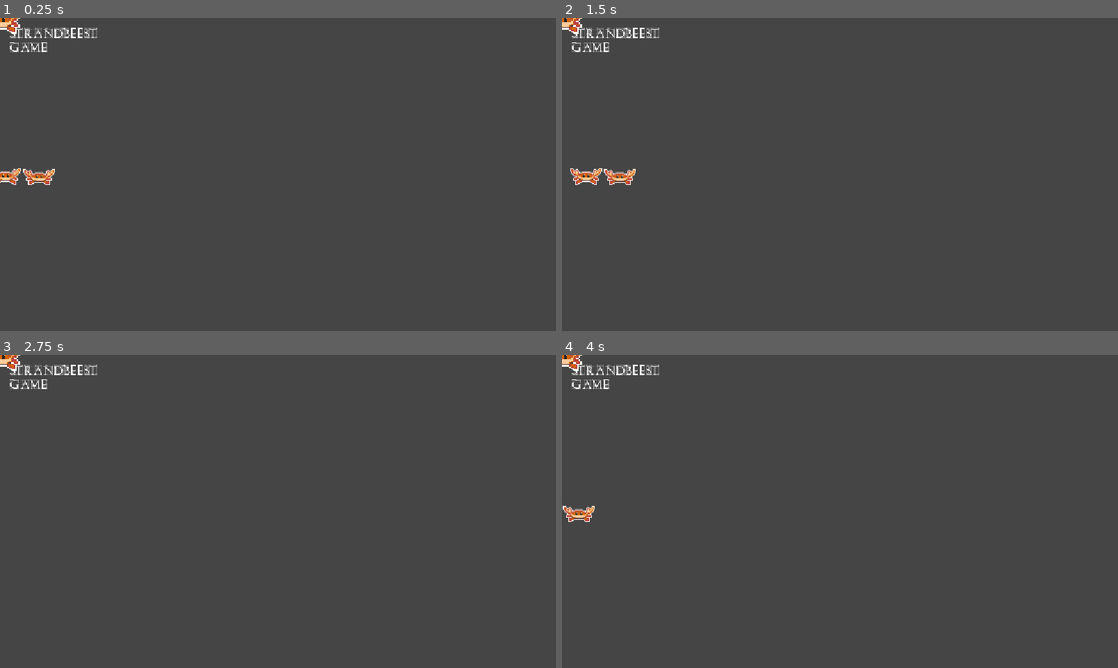
Above: before the commit, frames 1-4 (two rows, left to right).
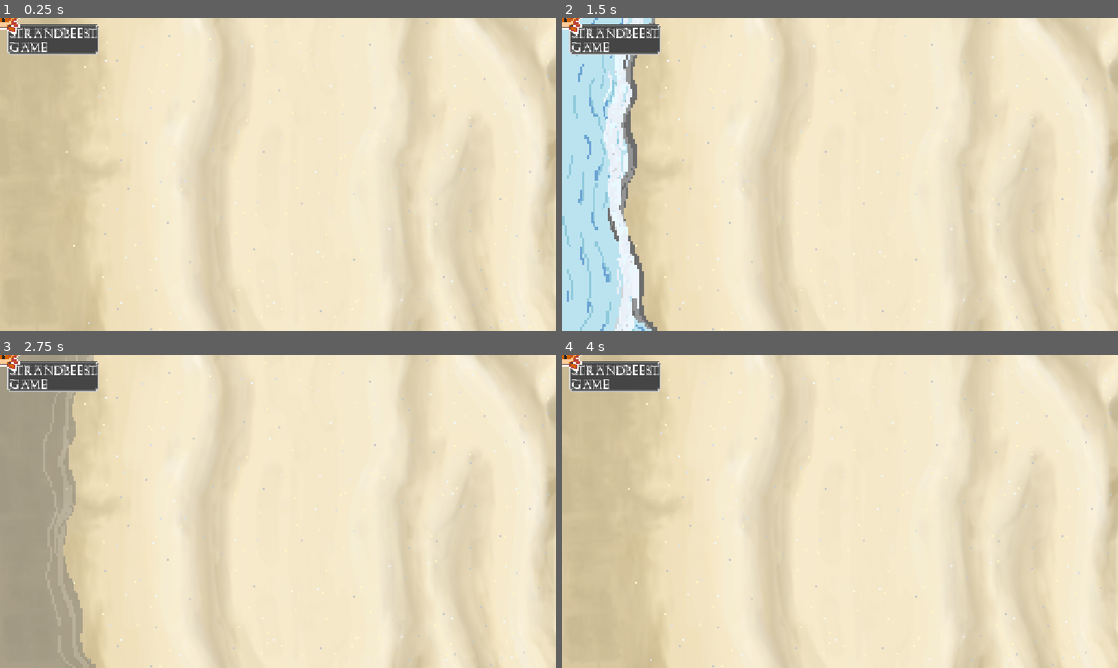
Above: after the commit, the same moments.

Repository: ArifD2286/Strandbeest-Game
Game: Godot game, scene res://Game.tscn
The game is run twice, just before and just after one commit, with the same random seed, the same clock (stepped at 60 frames per second) and the same inputs.
Inputs (mouse positions are in pixels of both pictures, inside the frame that each line leads up to):
- Up to frame 1 (0.25 s): no input
- Up to frame 2 (1.5 s): tap Enter at 0.5 s; move the mouse to (962, 158) at 0.52 s; hold Right 0.53-1.25 s; tap Alt at 0.6 s; click (962, 158) at 0.67 s; drag from (728, 190) to (812, 237) at 1.27 s
- Up to frame 3 (2.75 s): move the mouse to (333, 442) at 2.02 s; hold Right from 2.03 s (still down); tap Alt at 2.1 s
- Up to frame 4 (4 s): release Right at 2.75 s; drag from (812, 574) to (673, 464) at 2.77 s; tap Space at 3.5 s; move the mouse to (1006, 558) at 3.52 s; hold Left from 3.53 s (still down); tap Alt at 3.6 s

The runs differ from the first frame. In frame 1, 99% of the frame differs, in the area x 0-100%, y 0-100%; in frame 2, 99%; in frame 3, 99%; in frame 4, 99%.

Commit message:
Update 2
Changes:
- Added wave design
- Changed each wave layer timing setting so its all not synchronised (looks more realistic :D )
- Added text box design
- Added beach background

Diff:
--- a/strandbeest-game/Game.tscn
+++ b/strandbeest-game/Game.tscn
@@ -2,9 +2,19 @@
 
 [ext_resource type="Script" uid="uid://d0sffqr2e45gl" path="res://game.gd" id="1_u44n3"]
 [ext_resource type="FontFile" uid="uid://cyfk0qi4xysmn" path="res://RomanGridCaps.ttf" id="1_xkndl"]
+[ext_resource type="Script" uid="uid://svk3k0ydmmnl" path="res://wave_bottom.gd" id="2_2vekm"]
+[ext_resource type="Script" uid="uid://wd210ow3cbbn" path="res://wave_back_2.gd" id="2_joorw"]
+[ext_resource type="Texture2D" uid="uid://by0gux24mae5f" path="res://assets/wave-bottom.png" id="2_lvtmh"]
+[ext_resource type="Texture2D" uid="uid://bqv5p6cw04gqd" path="res://assets/beach.png" id="2_qjyg3"]
 [ext_resource type="Texture2D" uid="uid://osjvb633a141" path="res://crab idle.png" id="2_u44n3"]
 [ext_resource type="Script" uid="uid://x81586fn02kh" path="res://wave_back.gd" id="3_t88pq"]
 [ext_resource type="Script" uid="uid://bfg5ssisd1vq2" path="res://player.gd" id="4_sb48q"]
+[ext_resource type="Texture2D" uid="uid://cfe5ajfuqsriu" path="res://assets/wave-back-2.png" id="4_yyih5"]
+[ext_resource type="Script" uid="uid://fcdahqbonwc2" path="res://wave_middle.gd" id="5_2vekm"]
+[ext_resource type="Texture2D" uid="uid://b7rvbt3c61c5y" path="res://assets/wave-back.png" id="6_qjyg3"]
+[ext_resource type="Script" uid="uid://bnmvnr3blrbbm" path="res://wave_front.gd" id="6_yx171"]
+[ext_resource type="Texture2D" uid="uid://bqtv4may3o114" path="res://assets/bubble.png" id="9_elkpi"]
+[ext_resource type="Texture2D" uid="uid://dtxg7f0pogw41" path="res://assets/text-box.png" id="11_yyih5"]
 
 [sub_resource type="AtlasTexture" id="AtlasTexture_sb48q"]
 atlas = ExtResource("2_u44n3")
@@ -42,25 +52,60 @@
 offset_bottom = 649.0
 color = Color(0.27058825, 0.27058825, 0.27058825, 1)
 
+[node name="Sand Background" type="TextureRect" parent="." unique_id=345540427]
+offset_right = 1152.0
+offset_bottom = 648.0
+texture = ExtResource("2_qjyg3")
+
 [node name="Sea_Waves" type="Node2D" parent="." unique_id=842782235]
 
+[node name="Wave Bottom" type="Sprite2D" parent="Sea_Waves" unique_id=1596399506]
+modulate = Color(1.0309138, 1.0309138, 1.0309138, 1)
+texture_filter = 1
+scale = Vector2(0.2850733, 0.2850733)
+texture = ExtResource("2_lvtmh")
+offset = Vector2(0, 1136.84)
+script = ExtResource("2_2vekm")
+
+[node name="Wave Back 2" type="Sprite2D" parent="Sea_Waves" unique_id=1692914587]
+texture_filter = 1
+scale = Vector2(0.2854197, 0.2854197)
+texture = ExtResource("4_yyih5")
+offset = Vector2(0, 1136.84)
+script = ExtResource("2_joorw")
+
 [node name="Wave Back" type="Sprite2D" parent="Sea_Waves" unique_id=672368941]
-texture = ExtResource("2_u44n3")
-offset = Vector2(0, 324)
+texture_filter = 1
+scale = Vector2(0.2850746, 0.2850746)
+texture = ExtResource("6_qjyg3")
+offset = Vector2(0, 1136.84)
 script = ExtResource("3_t88pq")
 
 [node name="Wave Middle" type="Sprite2D" parent="Sea_Waves" unique_id=1957156367]
+texture_filter = 1
+script = ExtResource("5_2vekm")
 
 [node name="Wave Front" type="Sprite2D" parent="Sea_Waves" unique_id=1695762833]
+texture_filter = 1
+scale = Vector2(0.28516033, 0.28516033)
+texture = ExtResource("9_elkpi")
+offset = Vector2(0, 1136.84)
+script = ExtResource("6_yx171")
 
-[node name="Wave Bottom" type="Sprite2D" parent="Sea_Waves" unique_id=1596399506]
+[node name="Text Box - GameLabel" type="TextureRect" parent="." unique_id=1413812893]
+offset_left = 13.999996
+offset_top = 13.000001
+offset_right = 3134.0
+offset_bottom = 1053.0
+scale = Vector2(0.061333783, 0.061333783)
+texture = ExtResource("11_yyih5")
 
 [node name="GameLabel" type="Label" parent="." unique_id=1498353835]
 texture_filter = 1
 offset_left = 20.0
 offset_top = 20.0
-offset_right = 60.0
-offset_bottom = 43.0
+offset_right = 201.0
+offset_bottom = 75.0
 theme_override_fonts/font = ExtResource("1_xkndl")
 theme_override_font_sizes/font_size = 24
 text = "Strandbeest
@@ -73,7 +118,7 @@
 scale = Vector2(1.5004797, 1.5004797)
 sprite_frames = SubResource("SpriteFrames_gta21")
 animation = &"Idle"
-frame_progress = 0.921874
+frame_progress = 0.114416204
 
 [node name="CollisionShape2D" type="CollisionShape2D" parent="Crab (narrator)" unique_id=2120320153]
 shape = SubResource("RectangleShape2D_s33ni")
--- a/strandbeest-game/wave_back.gd
+++ b/strandbeest-game/wave_back.gd
@@ -2,30 +2,35 @@
 
 # Notes:
 # We want the the waves to move back and forth,
-# their positions would follow a sine graph whilst their speeds follows a cosine graph.
+# their positions would follow a sine graph whilst their speeds follows a cosine graph (see more on position and speed section).
+# This layer will share the same mechanic as wave_back_2.gd, wave_middle.gd, and wave_front.gd
+#
 
-# POSITION
-# The position would start at 0 or lets say the edge of the left side of the screen,
+# -- POSITION --
+# The position would start at 0 or lets say the centre value of the range (the range of the position),
 # then it would gradually reach the peak,
 # position 1 or the peak/max of the range before gradually returning to position 0.
 
-# SPEED
+# -- SPEED --
 # Since its a cosine graph, the value at the start would be 1 instead of 0,
 # this means that the waves are already moving at full speed before gradually decelerating or the value goes back to 0.
-# And also since the values of  cosine is offset ... sine graph would be
 
-# to animate the waves the simpler way, we can make multiple layers with different textures with similar mechanics
-# that way we can save time from animating every fram for the waves
+# -- Relationship between the speed and position of the wave --
+# The relationship between sine and cosine graph perfectly explains the movement behaviour of the wave,
+# when the position is at the max/furthest,
+# the speed reaches zero and proceeds to decrease into the negatives (going opposite direction) and so on.
+
+# to animate the waves the simpler way, we can make multiple layers with different textures but with similar mechanics
+# that way we can save time from animating every frame for the waves.
 
 # This is for the range of the movement of the waves
-@export var reach: float = 120.0
+@export var reach: float = 320.0
 # Below is for the time each full cycle lasts
-@export var cycle_seconds: float = 4.0
+@export var cycle_seconds: float = 6.0
 # Offset, we will use different value for other layers
 @export var phase_offset: float = 0.0
 
 
-# Stores the original x position
 var _rest_x: float
 # [_omega] turns "seconds elapsed" into "how far are we along the sine or cosine graph?"
 var _omega: float
@@ -33,6 +38,7 @@
 var _t: float
 
 func _ready() -> void:
+	# States the starting position
 	_rest_x = position.x
 	# [TAU] is godot's built in constant value which is equal to 2π
 	_omega = TAU / cycle_seconds
@@ -40,4 +46,5 @@
 
 func _process(delta: float) -> void:
 	_t += delta
+	# Code below is the math equation for the movement/change of the sprite's x coordinate
 	position.x = _rest_x + reach * sin(_omega * _t)
--- /dev/null
+++ b/strandbeest-game/wave_back_2.gd
@@ -0,0 +1,27 @@
+extends Sprite2D
+
+# This layer would have a different wave design compared to [Wave Back] node,
+# it will have a short delay so that it appears after the [Wave Back]'s position decrease.
+# This way we can make the waves look more realistic by showing that the water is dragged by the sand's surface
+
+@export var reach: float = 320.0
+@export var cycle_seconds: float = 6.0
+@export var phase_offset: float = -0.1
+
+
+# Stores the original x position
+var _rest_x: float
+# [_omega] turns "seconds elapsed" into "how far are we along the sine or cosine graph?"
+var _omega: float
+# [_t] a running clock that only counts seconds since the wave started
+var _t: float
+
+func _ready() -> void:
+	_rest_x = position.x
+	# [TAU] is godot's built in constant value which is equal to 2π
+	_omega = TAU / cycle_seconds
+	_t = phase_offset
+
+func _process(delta: float) -> void:
+	_t += delta
+	position.x = _rest_x + reach * sin(_omega * _t)
--- /dev/null
+++ b/strandbeest-game/wave_bottom.gd
@@ -0,0 +1,50 @@
+extends Sprite2D
+
+# Notes:
+# To make the waves appear more realistic, this node will first move similarly like other nodes,
+# but after reaching the max of the range, it would slowly disappear/lose visibility over time.
+# This would be the water going into sand effect
+
+@export var reach: float = 340.0
+@export var cycle_seconds: float = 6.0
+@export var phase_offset: float = -0.1
+@export var fade_seconds: float = 2.0
+
+var _rest_x: float
+var _omega: float
+var _t: float
+var _state: String = "Entering"
+var _wait_time: float
+
+func _ready() -> void:
+	_rest_x = position.x
+	_omega = TAU / cycle_seconds
+	_t = phase_offset
+	_wait_time = cycle_seconds - (cycle_seconds / 4.0) - fade_seconds
+
+
+func _process(delta: float) -> void:
+	match _state:
+		"Entering":
+			# 2 lines below are the same mechanics as for wave_front.gd, wave_middle.gd, etc.
+			_t += delta
+			position.x = _rest_x + reach * sin(_omega * _t)
+			# Here is where the "fading" part comes in
+			if _t >= cycle_seconds / 4.0:
+				position.x = _rest_x + reach
+				_t = 0.0
+				_state = "Fading"
+		"Fading":
+			_t += delta
+			# Code below is the "fading" effect,
+			modulate.a = clamp(1.0 - _t / fade_seconds, 0.0, 1.0)
+			if _t >= fade_seconds:
+				position.x = _rest_x
+				modulate.a = 0.2
+				_t = 0.0
+				_state = "Waiting"
+		"Waiting":
+			_t += delta
+			if _t >= _wait_time:
+				_t = 0.0
+				_state = "Entering"
--- /dev/null
+++ b/strandbeest-game/wave_front.gd
@@ -0,0 +1,20 @@
+extends Sprite2D
+
+# Major notes will be on [wave_back.gd]
+
+@export var reach: float = 360.0
+@export var cycle_seconds: float = 6.0
+@export var phase_offset: float = 0.0
+
+var _rest_x: float
+var _omega: float
+var _t: float
+
+func _ready() -> void:
+	_rest_x = position.x
+	_omega = TAU / cycle_seconds
+	_t = phase_offset
+
+func _process(delta: float) -> void:
+	_t += delta
+	position.x = _rest_x + reach * sin(_omega * _t)
--- /dev/null
+++ b/strandbeest-game/wave_middle.gd
@@ -0,0 +1,20 @@
+extends Sprite2D
+
+# Major notes will be on [wave_back.gd]
+
+@export var reach: float = 320.0
+@export var cycle_seconds: float = 6.0
+@export var phase_offset: float = 0.0
+
+var _rest_x: float
+var _omega: float
+var _t: float
+
+func _ready() -> void:
+	_rest_x = position.x
+	_omega = TAU / cycle_seconds
+	_t = phase_offset
+
+func _process(delta: float) -> void:
+	_t += delta
+	position.x = _rest_x + reach * sin(_omega * _t)
Binary file added: strandbeest-game/assets/beach.png
Not shown, added: strandbeest-game/assets/beach.png.import
Binary file added: strandbeest-game/assets/bubble.png
Not shown, added: strandbeest-game/assets/bubble.png.import
Binary file added: strandbeest-game/assets/text-box.png
Not shown, added: strandbeest-game/assets/text-box.png.import
Binary file added: strandbeest-game/assets/wave-back-2.png
Not shown, added: strandbeest-game/assets/wave-back-2.png.import
Binary file added: strandbeest-game/assets/wave-back.png
Not shown, added: strandbeest-game/assets/wave-back.png.import
Binary file added: strandbeest-game/assets/wave-bottom.png
Not shown, added: strandbeest-game/assets/wave-bottom.png.import
(and 6 more such lines)
